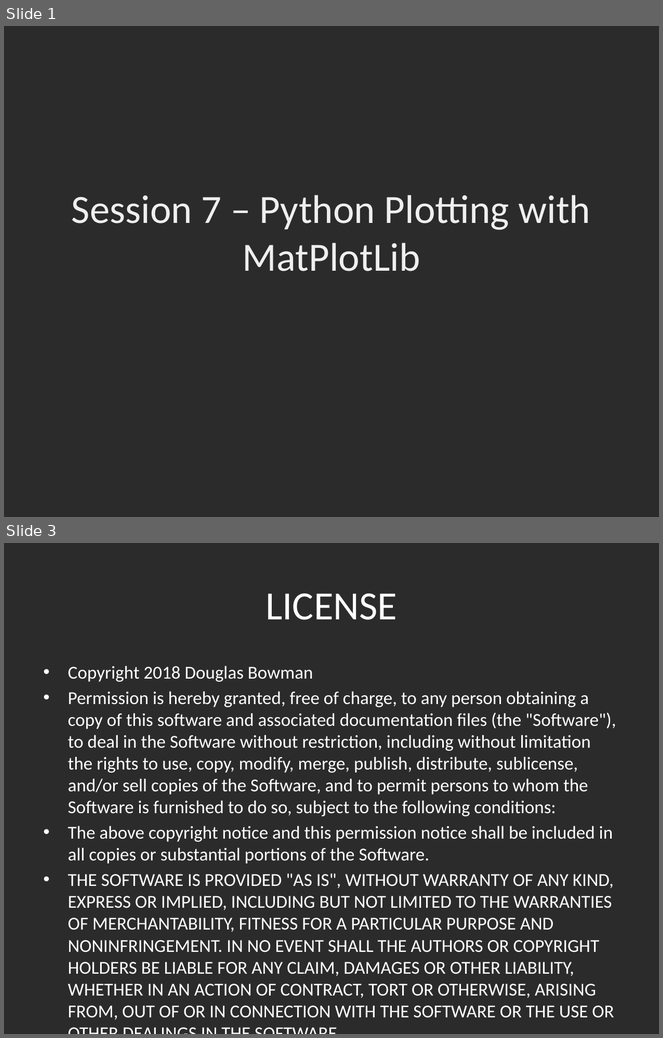
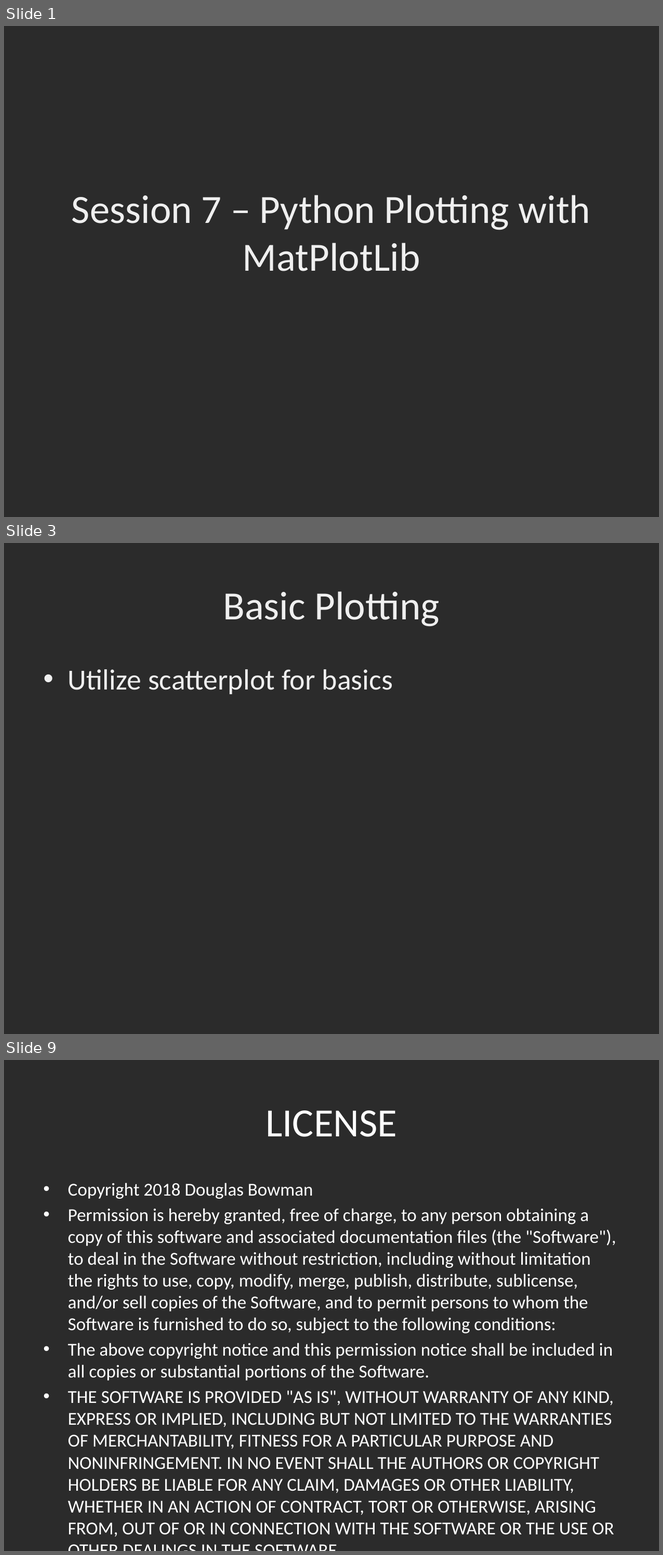
Before and after one commit to dbowmans46/PracticalProgramming, a slide deck: Session 7 - Python/Instructional Material/Session 7 - Python Plotting with MatPlotLib.pptx. Shown one above the other, each under a label of ours: slides 1 and 3 before the commit, slides 1, 3 and 9 after it; the slides between them are not shown. The pictures are 663x1038 and 663x1555 pixels, drawn with LibreOffice and Linux fonts; fonts in the diff are those of the drawing; background and template pictures are left out; a plain dark background stands for a picture behind light text. Boxes give left, top, right and bottom in pixels: in the first picture for what was removed or moved away, otherwise in the second. Text is boxed around its words. In the diff, an @@ line names an element or a change of style, - is before the commit and + after.

```diff
--- a/Session 7 - Python/Instructional Material/Session 7 - Python Plotting with MatPlotLib.pptx
+++ b/Session 7 - Python/Instructional Material/Session 7 - Python Plotting with MatPlotLib.pptx
@@ slide 3 added at (4, 543, 659, 1034), background picture (left out) @@
@@ title added at (223, 591, 440, 627), 44 pt, text #EFEFEF @@
+Basic Plotting
@@ text added at (68, 669, 393, 694), 32 pt, text #EFEFEF @@
+• Utilize scatterplot for basics
@@ what was slide 3 is now slide 9 @@
```
Also in this commit, not shown: 1 slide changed, 5 other slides added.
